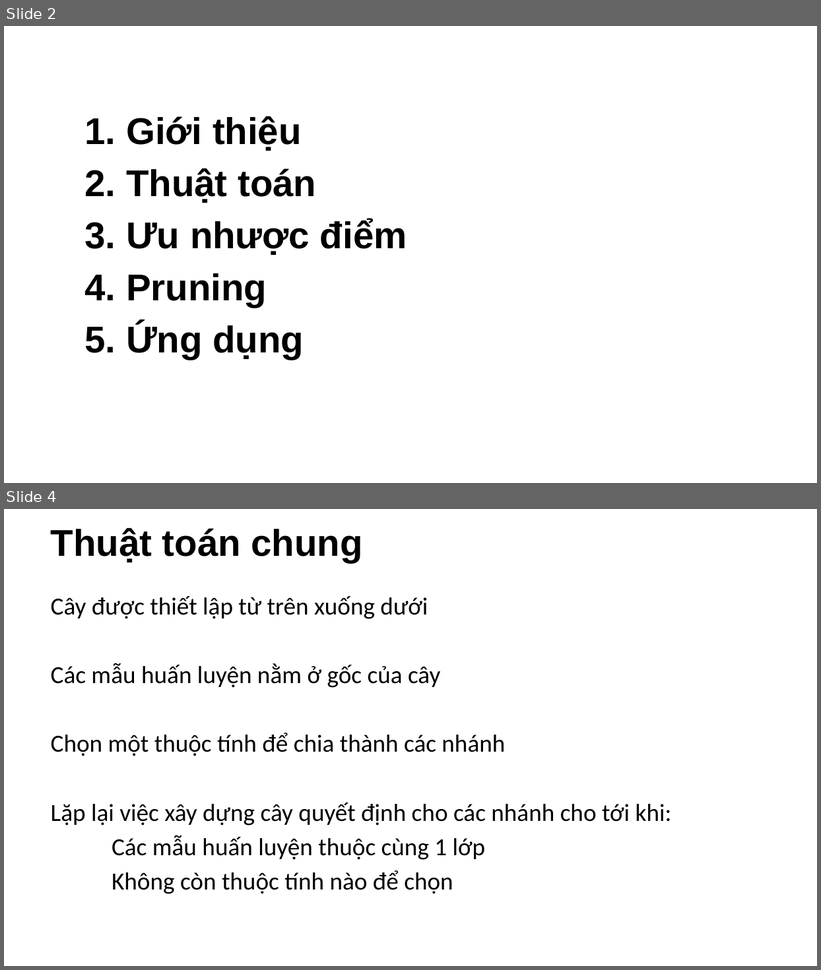
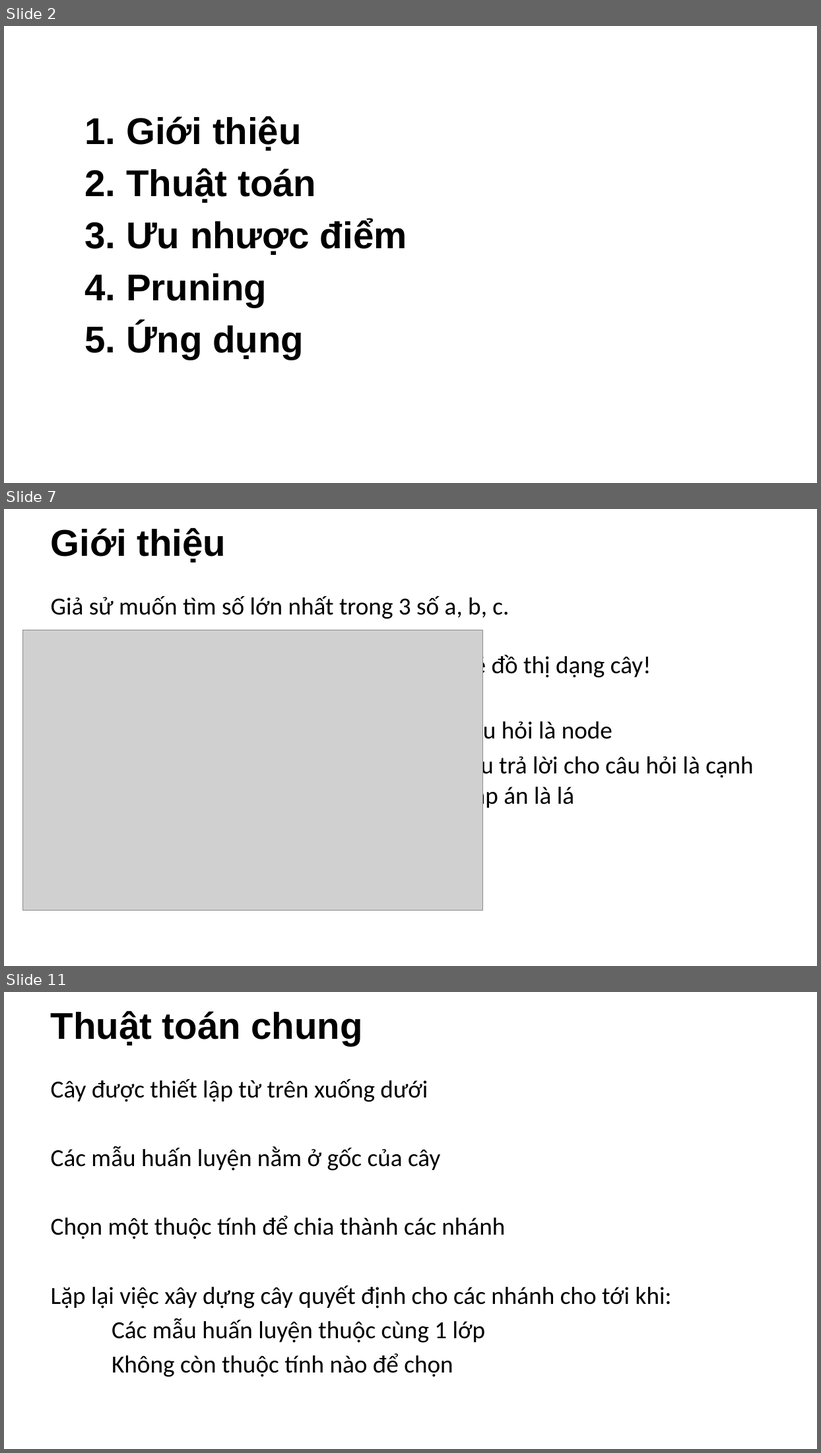
Before and after one commit to NCMyTu/CS523, a slide deck: slide/decision_tree.pptx. Shown one above the other, each under a label of ours: slides 2 and 4 before the commit, slides 2, 7 and 11 after it; the slides between them are not shown. The pictures are 821x970 and 821x1453 pixels, drawn with LibreOffice and Linux fonts; fonts in the diff are those of the drawing; grey boxes stand for pictures; background and template pictures are left out. Boxes give left, top, right and bottom in pixels: in the first picture for what was removed or moved away, otherwise in the second. Text is boxed around its words. In the diff, an @@ line names an element or a change of style, - is before the commit and + after.

```diff
--- a/slide/decision_tree.pptx
+++ b/slide/decision_tree.pptx
@@ slide 7 added at (4,509,817,966), background picture (left out) @@
@@ title added at (51,528,226,562), 44 pt, text #000000, bold @@
+Giới thiệu
@@ text added at (51,596,753,810), 29 pt, text #000000 @@
+Giả sử muốn tìm số lớn nhất trong 3 số a, b, c.
+            Vẽ đồ thị dạng cây!
+                Câu hỏi là node
+Câu trả lời cho câu hỏi là cạnh
+                Đáp án là lá
@@ picture added at (23,630,483,910) @@
@@ what was slide 4 is now slide 11 @@
```
Also in this commit, not shown: 3 slides changed, 7 other slides added.
